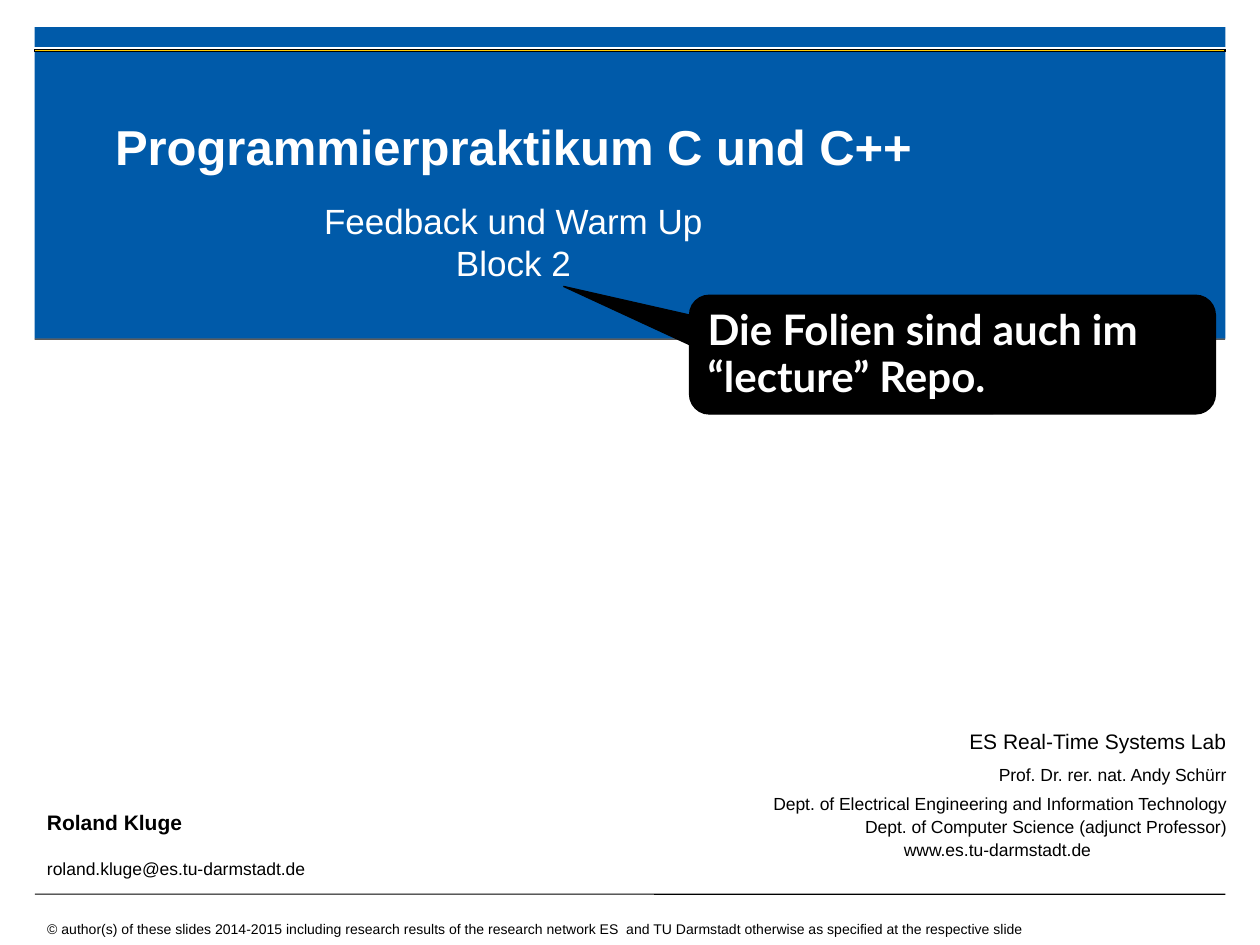
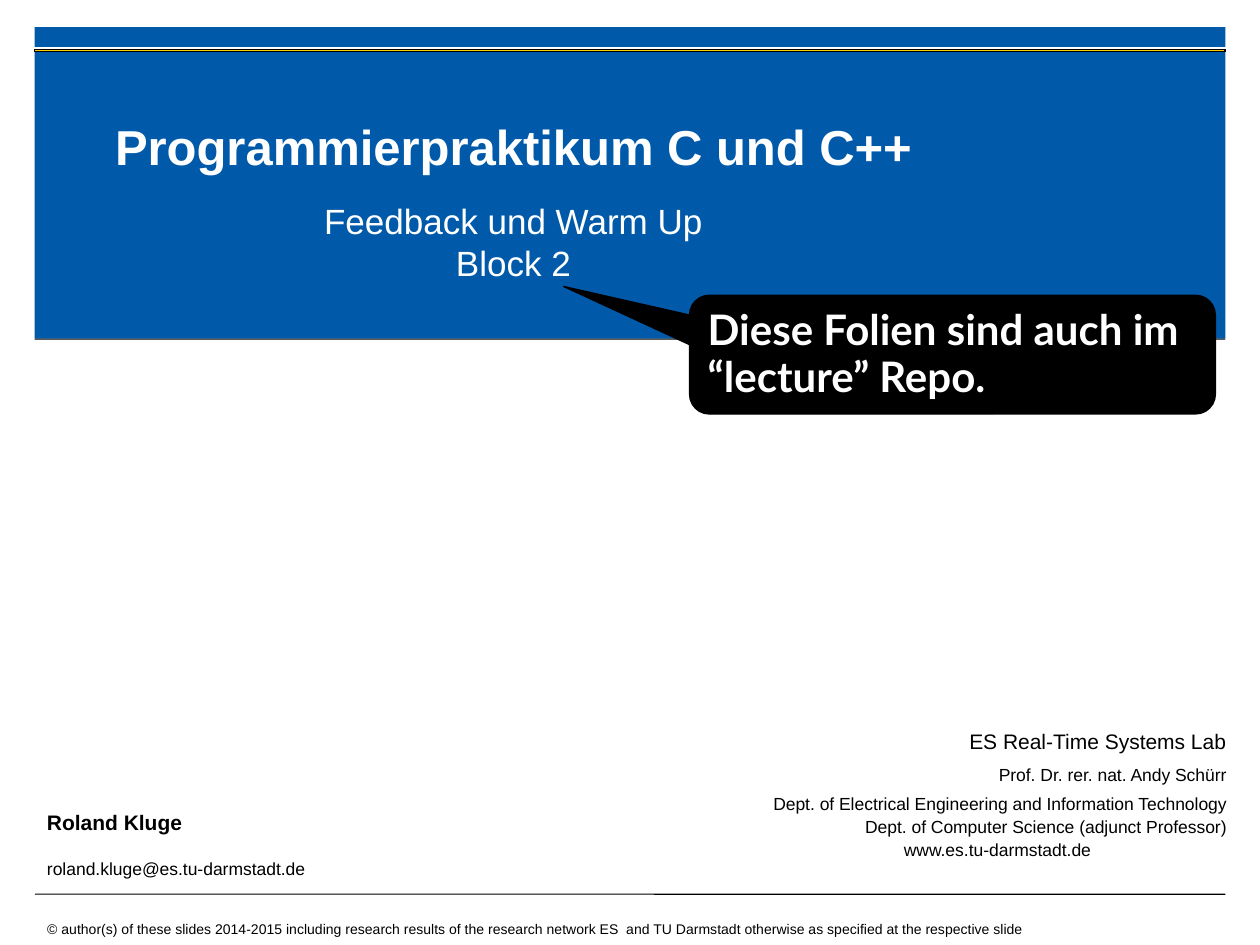
Before and after one commit to h82k/tud-cppp, a slide deck: slide 1 of 2015/week2__recap_and_warmup_slides.pptx. Drawn at 1260x945 pixels with LibreOffice and Linux fonts; fonts in the diff are those of the drawing; background and template pictures are left out. Boxes give left, top, right and bottom in pixels: in the first picture for what was removed or moved away, otherwise in the second. Text is boxed around its words. In the diff, an @@ line names an element or a change of style, - is before the commit and + after.

```diff
--- a/2015/week2__recap_and_warmup_slides.pptx
+++ b/2015/week2__recap_and_warmup_slides.pptx
@@ text in rounded speech box at [708,313,1179,399]: text changed @@
-Die Folien sind auch im “lecture” Repo.
+Diese Folien sind auch im “lecture” Repo.
```
Also in this commit, not shown: 4 other slides changed.
